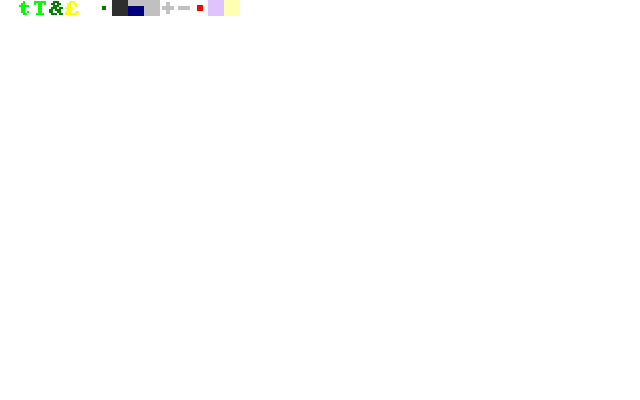
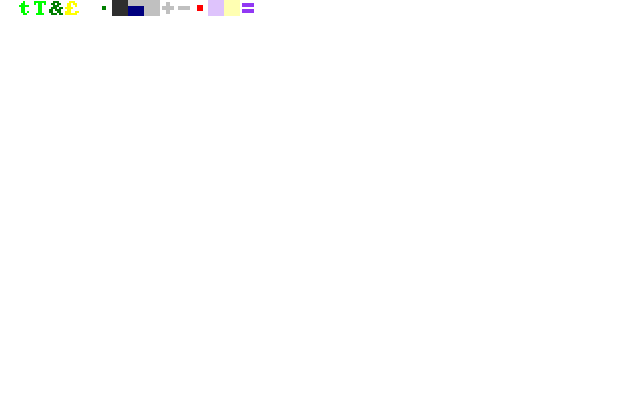
Layers edited between the first and the second 640px x 400px image:
added layer "book" above "aim_line" over [left=242, top=3, right=254, bottom=13]
